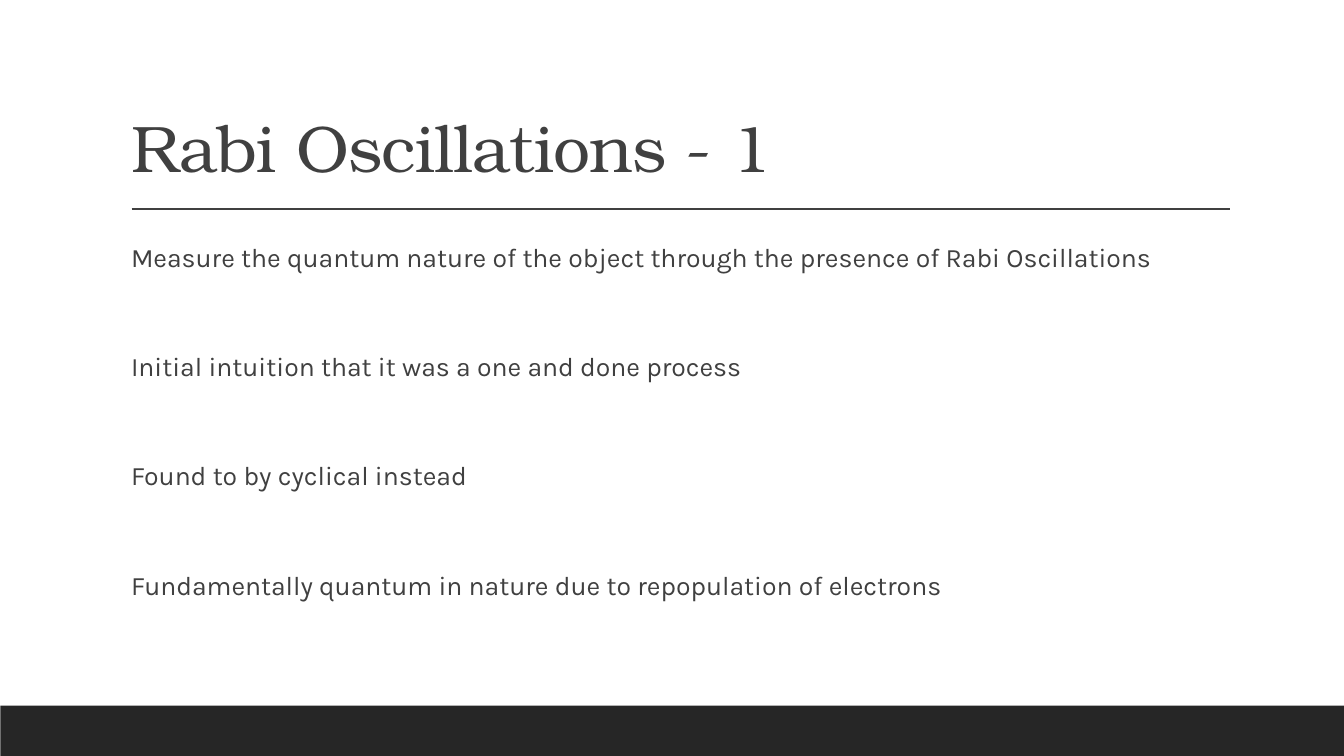
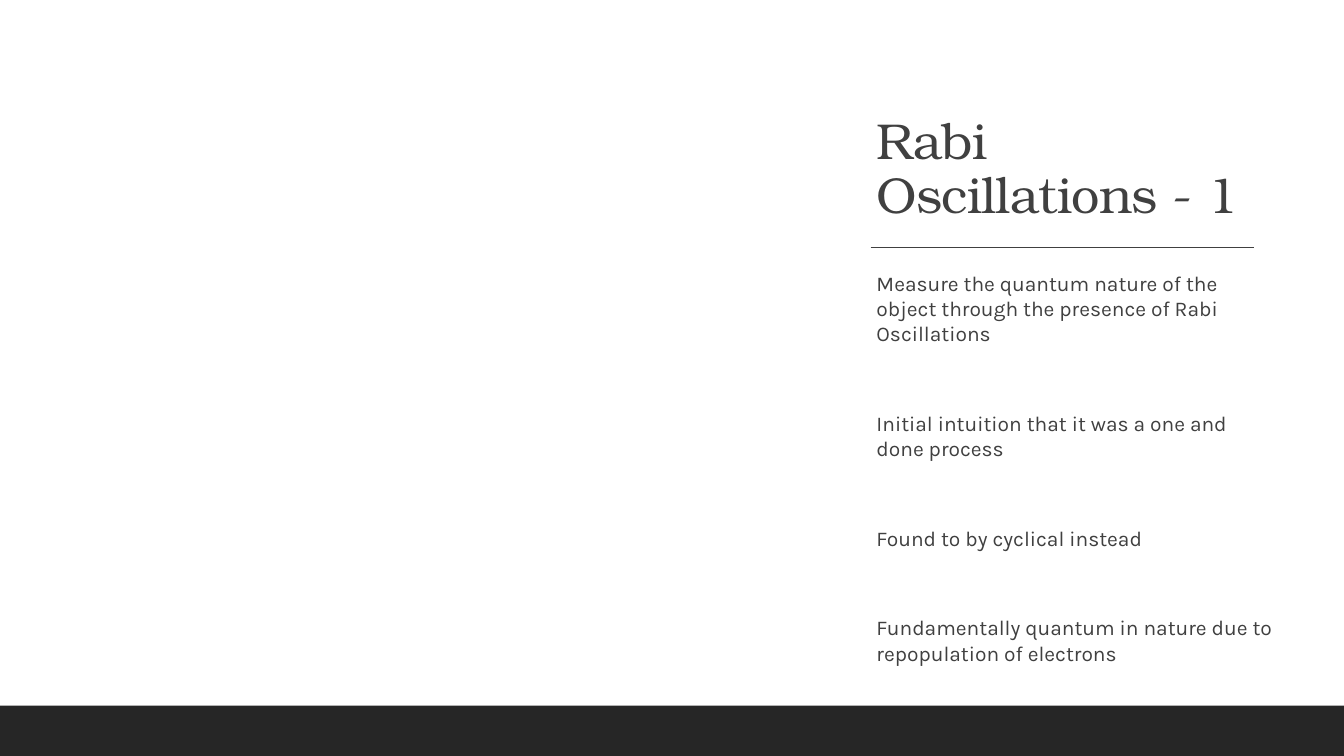
Before and after one commit to Suthendran/PHYS-437-B-Thesis, a slide deck: slide 7 of Electron Musical Chairs.pptx. Drawn at 1344x756 pixels with LibreOffice and Linux fonts; fonts in the diff are those of the drawing. Boxes give left, top, right and bottom in pixels: in the first picture for what was removed or moved away, otherwise in the second. Text is boxed around its words. In the diff, an @@ line names an element or a change of style, - is before the commit and + after.

```diff
--- a/Electron Musical Chairs.pptx
+++ b/Electron Musical Chairs.pptx
@@ rectangle added at (x1=0, y1=0, x2=1344, y2=756), fill #FFFFFF @@
@@ title "Rabi Oscillations - 1" moved from (x1=131, y1=125, x2=773, y2=173) to (x1=876, y1=123, x2=1239, y2=214) @@
@@ title "Rabi Oscillations - 1" at (x1=876, y1=123, x2=1239, y2=214): size 47 to 36 pt @@
@@ line removed from (132, 210) to (1231, 210) @@
@@ text "Measure the quantum nature of ..." moved from (x1=131, y1=248, x2=1150, y2=602) to (x1=876, y1=276, x2=1272, y2=640) @@
@@ text "Measure the quantum nature of ..." at (x1=876, y1=276, x2=1272, y2=640): size 19 to 15 pt; line spacing 1.1 to 1 @@
@@ line added from (871, 248) to (1254, 248), #404040 1 pt @@
@@ rectangle removed at (x1=0, y1=706, x2=1344, y2=756) @@
@@ rectangle added at (x1=0, y1=706, x2=1344, y2=756), fill #262626 @@
```
Also in this commit, not shown: 7 other slides changed, 2 slides added, 1 slide removed, 1 other file.
